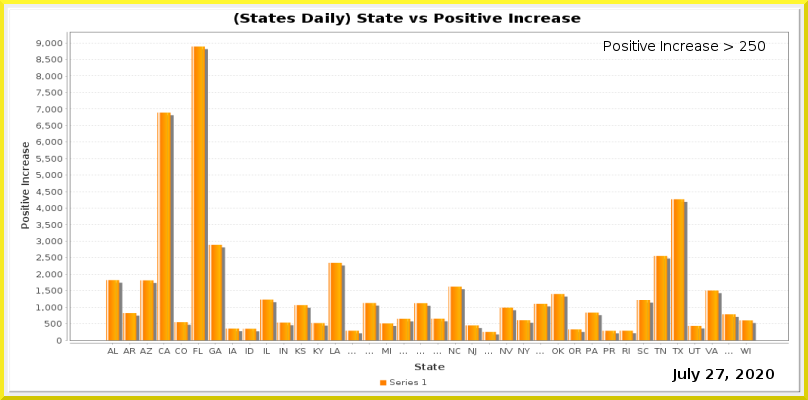
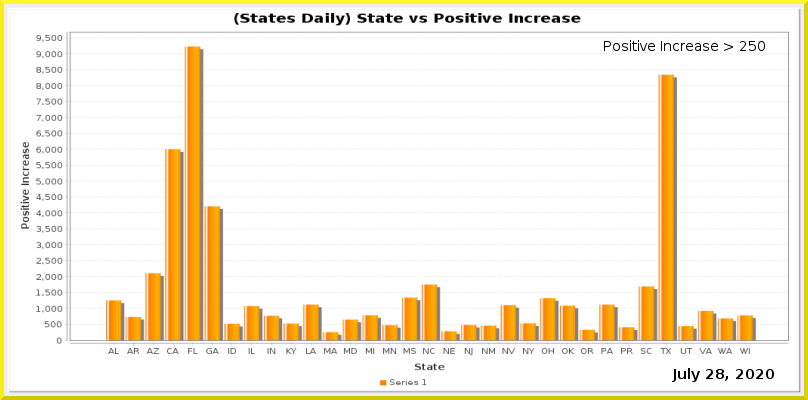
Layer changes from the first 808×400 image to the second:
painted on "Current Date" over [716, 369, 724, 379]
painted on "Date_vs_TestIncrease.png" over [36, 35, 789, 356]
